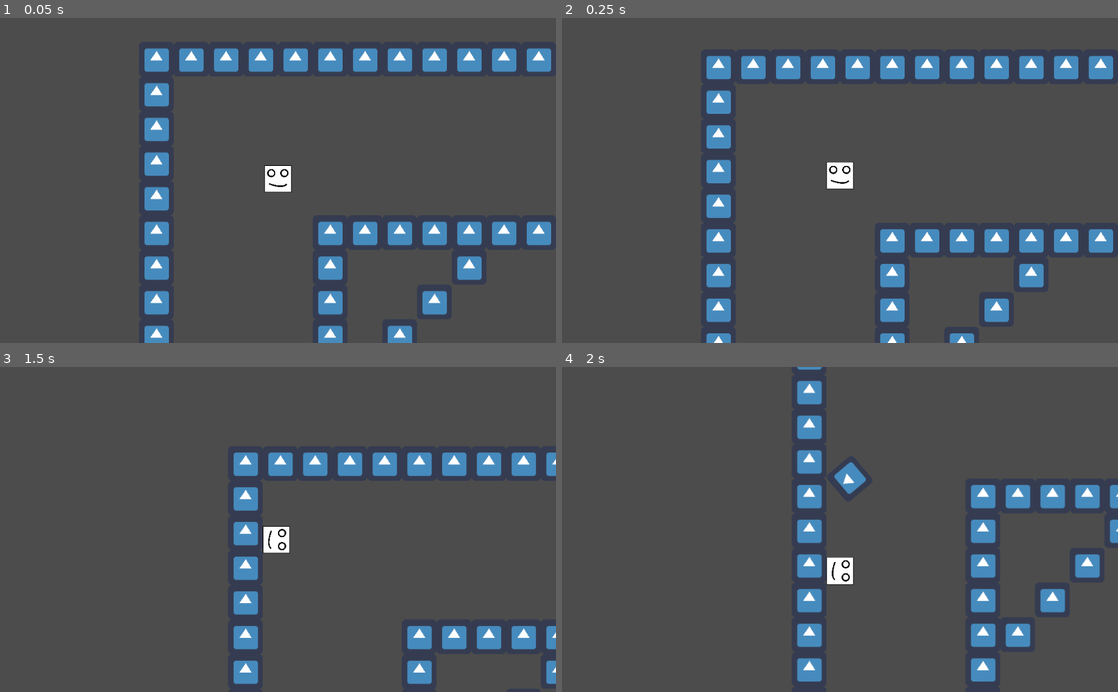
Above: before the commit, frames 1-4 (two rows, left to right).
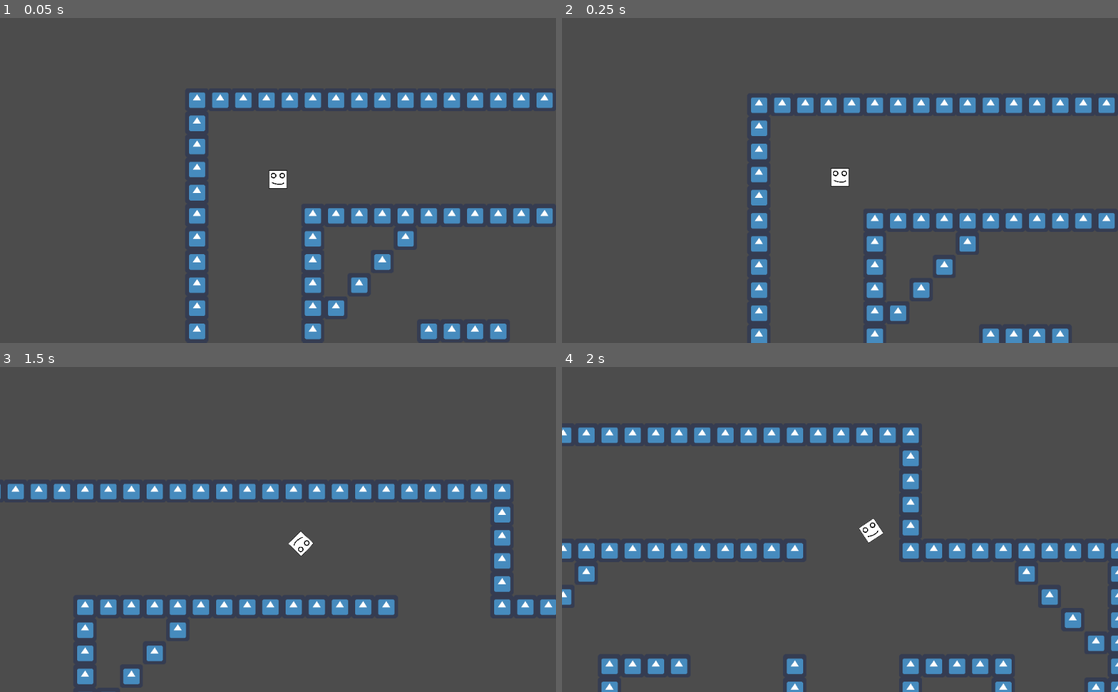
Above: after the commit, the same moments.

Repository: jeremycryan/Professional-Game
Game: Godot game, scene res://TestScene.tscn
The game is run twice, just before and just after one commit, with the same random seed, the same clock (stepped at 60 frames per second) and the same inputs. The engine's default icon, where the game draws it, is replaced by a stand-in: a white triangle on a blue panel in a dark square.
Inputs (mouse positions are in pixels of both pictures, inside the frame that each line leads up to):
- Up to frame 1 (0.05 s): no input
- Up to frame 2 (0.25 s): no input
- Up to frame 3 (1.5 s): move the mouse to (400, 513) at 0.52 s; hold D (mv_right) 0.53-1.28 s; click (400, 513) at 0.6 s; tap Space (tele, bound only after the commit) at 0.8, 1.35 s; move the mouse to (166, 545) at 1.27 s; hold S (mv_down) from 1.28 s (still down)
- Up to frame 4 (2 s): keep holding S (mv_down); click (728, 545) at 1.55 s

The runs differ from the first frame. In frame 1, 17% of the frame differs, in the area x 26-100%, y 9-100%; in frame 2, 17%; in frame 3, 14%; in frame 4, 16%.

Commit message:
finished bullet switching

Diff:
--- a/Bullet.gd
+++ b/Bullet.gd
@@ -14,3 +14,8 @@
 #	# Called every frame. Delta is time since last frame.
 #	# Update game logic here.
 #	pass
+
+func _integrate_forces(state):
+	for i in range(0, state.get_contact_count()):
+		if (state.get_contact_collider_object(i).get_collision_layer_bit(0)):
+			queue_free()
--- a/Bullet.tscn
+++ b/Bullet.tscn
@@ -14,14 +14,14 @@
 collision_layer = 8
 collision_mask = 3
 mode = 0
-mass = 1.0
-friction = 1.0
-bounce = 0.0
+mass = 2.0
+friction = 0.0
+bounce = 1.0
 gravity_scale = 0.0
 custom_integrator = false
 continuous_cd = 0
-contacts_reported = 0
-contact_monitor = false
+contacts_reported = 2
+contact_monitor = true
 sleeping = false
 can_sleep = true
 linear_velocity = Vector2( 0, 0 )
--- a/GunController.gd
+++ b/GunController.gd
@@ -8,7 +8,8 @@
 
 var parent;
 var grandparent;
-var bulletInst = null;
+#var bulletInst = null;
+var bulletRef = null;
 var shootSpeed = 1000;
 
 func _ready():
@@ -35,11 +36,11 @@
 		shootdir.x -= 1;
 	if(Input.is_action_just_pressed("shoot_right")):
 		shootdir.x += 1;"""
-
 	#Mouse Based
 	if (Input.is_action_just_pressed("shoot")):
-		if (bulletInst != null):
-			bulletInst.queue_free()
+		if (bulletRef != null and bulletRef.get_ref()):
+			bulletRef.get_ref().queue_free()
+			bulletRef = null
 			pass
 
 		# OPTION: Mouse-based
@@ -50,7 +51,7 @@
 		#shootdir = shootdir.normalized()
 
 
-		bulletInst = bulletFab.instance();
+		var bulletInst = bulletFab.instance();
 		grandparent.add_child(bulletInst);
 		bulletInst.set_global_position(global_position);
 		bulletInst.linear_velocity = parent.linear_velocity; #Eventually when doing non-inertial don't transfer this velocity
@@ -60,3 +61,22 @@
 		#Change this physics to be non inertial!!!!!!!!!!
 		bulletInst.apply_impulse(Vector2(), shootSpeed*shootdir)
 		parent.apply_impulse(Vector2(), -shootStrength*shootdir / parent.mass)
+
+		bulletRef = weakref(bulletInst)
+
+	"""if (bulletInst != null):
+		print (bulletInst.get_parent().name)
+	else:
+		print("it's null");"""
+	#print (bulletInst.)
+	#print (grandparent.has_node("Bullet"))
+	if (Input.is_action_just_pressed("tele") and bulletRef != null and bulletRef.get_ref()):
+		BulletSwap(parent, bulletRef.get_ref());
+
+func BulletSwap(p, b):
+	var temp = b.global_position
+	b.global_position = p.global_position
+	p.global_position = temp
+	var templin = b.linear_velocity;
+	b.linear_velocity = p.linear_velocity
+	p.linear_velocity = templin
--- a/TestScene.tscn
+++ b/TestScene.tscn
@@ -62,7 +62,7 @@
 anchor_mode = 1
 rotating = true
 current = true
-zoom = Vector2( 1, 1 )
+zoom = Vector2( 1.5, 1.5 )
 limit_left = -10000000
 limit_top = -10000000
 limit_right = 10000000
--- a/project.godot
+++ b/project.godot
@@ -26,6 +26,8 @@
  ]
 shoot=[ Object(InputEventMouseButton,"resource_local_to_scene":false,"resource_name":"","device":0,"alt":false,"shift": …(208 unchanged characters)…
  ]
+tele=[ Object(InputEventKey,"resource_local_to_scene":false,"resource_name":"","device":0,"alt":false,"shift":false,"control":false,"meta":false,"command":false,"pressed":false,"scancode":32,"unicode":0,"echo":false,"script":null)
+ ]
 
 [rendering]
 
